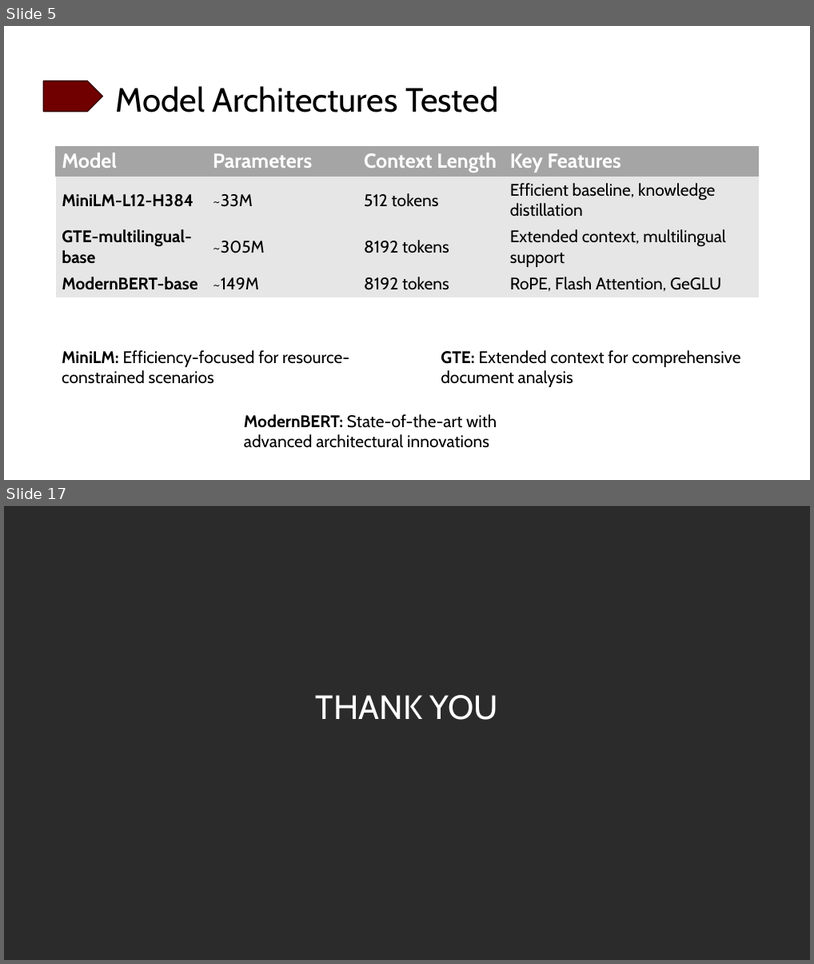
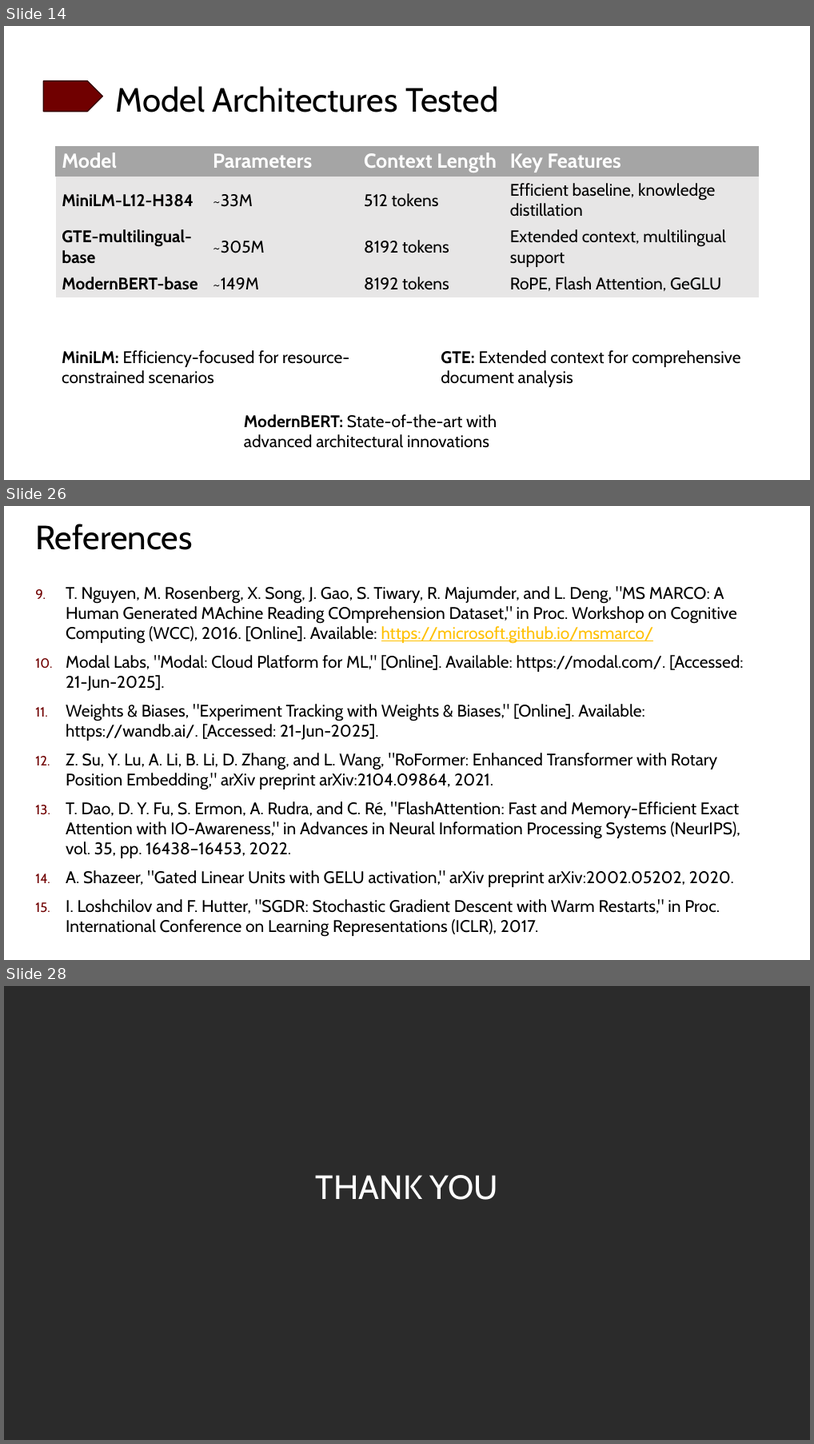
Before and after one commit to skfrost19/cross-encoder-modal, a slide deck: cross_encoder/thesis/Thesis_presentation.pptx. Shown one above the other, each under a label of ours: slides 5 and 17 before the commit, slides 14, 26 and 28 after it; the slides between them are not shown. The pictures are 814x964 and 814x1444 pixels, drawn with LibreOffice and Linux fonts; fonts in the diff are those of the drawing; background and template pictures are left out; a plain dark background stands for a picture behind light text. Boxes give left, top, right and bottom in pixels: in the first picture for what was removed or moved away, otherwise in the second. Text is boxed around its words. In the diff, an @@ line names an element or a change of style, - is before the commit and + after.

```diff
--- a/cross_encoder/thesis/Thesis_presentation.pptx
+++ b/cross_encoder/thesis/Thesis_presentation.pptx
@@ slide 26 added at <box>4,506,810,960</box>, background #FFFFFF @@
@@ title added at <box>35,524,192,550</box>, 40 pt, text #000000 @@
+References
@@ text added at <box>66,586,744,936</box>, 20 pt, text #000000 @@
+9. T. Nguyen, M. Rosenberg, X. Song, J. Gao, S. Tiwary, R. Majumder, and L. Deng, "MS MARCO: A Human Generated MAchine Reading COmprehension Dataset," in Proc. Workshop on Cognitive Computing (WCC), 2016. [Online]. Available: https://microsoft.github.io/msmarco/
+10. Modal Labs, "Modal: Cloud Platform for ML," [Online]. Available: https://modal.com/. [Accessed: 21-Jun-2025].
+11. Weights & Biases, "Experiment Tracking with Weights & Biases," [Online]. Available: https://wandb.ai/. [Accessed: 21-Jun-2025].
+12. Z. Su, Y. Lu, A. Li, B. Li, D. Zhang, and L. Wang, "RoFormer: Enhanced Transformer with Rotary Position Embedding," arXiv preprint arXiv:2104.09864, 2021.
+13. T. Dao, D. Y. Fu, S. Ermon, A. Rudra, and C. Ré, "FlashAttention: Fast and Memory-Efficient Exact Attention with IO-Awareness," in Advances in Neural Information Processing Systems (NeurIPS), vol. 35, pp. 16438–16453, 2022.
+14. A. Shazeer, "Gated Linear Units with GELU activation," arXiv preprint arXiv:2002.05202, 2020.
+15. I. Loshchilov and F. Hutter, "SGDR: Stochastic Gradient Descent with Warm Restarts," in Proc. International Conference on Learning Representations (ICLR), 2017.
@@ what was slide 5 is now slide 14 @@
@@ what was slide 17 is now slide 28 @@
```
Also in this commit, not shown: 15 slides changed, 10 other slides added, 3 other files.
